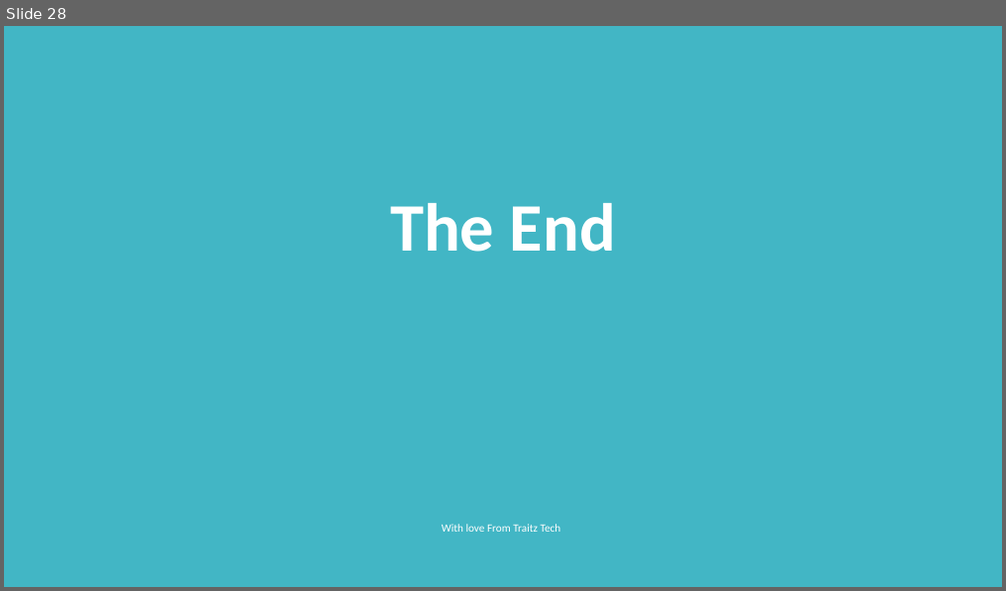
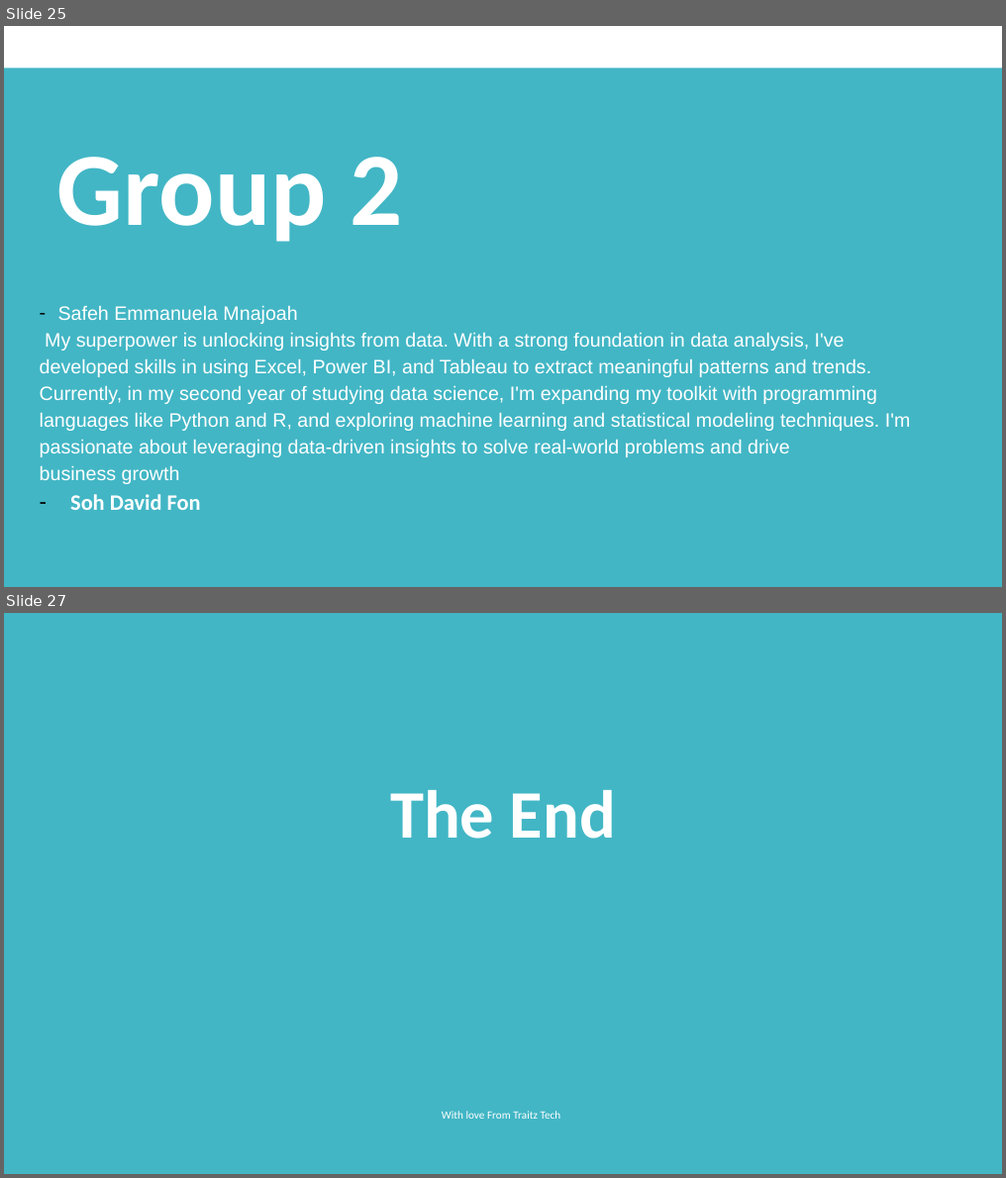
Before and after one commit to SafehEmmanuela/Final-Project, a slide deck: Power point presentation.pptx. Shown one above the other, each under a label of ours: slide 28 before the commit, slides 25 and 27 after it; the slides between them are not shown. The pictures are 1006x591 and 1006x1178 pixels, drawn with LibreOffice and Linux fonts; fonts in the diff are those of the drawing. Boxes give left, top, right and bottom in pixels: in the first picture for what was removed or moved away, otherwise in the second. Text is boxed around its words. In the diff, an @@ line names an element or a change of style, - is before the commit and + after.

```diff
--- a/Power point presentation.pptx
+++ b/Power point presentation.pptx
@@ slide 25 added at (4, 26, 1002, 587), background #FFFFFF @@
@@ rectangle added at (4, 68, 1002, 587), fill #42B6C5 @@
@@ text added at (57, 157, 402, 242), 75 pt, text #FFFFFF, bold @@
+Group 2
@@ text added at (40, 305, 911, 510), 14 pt, text #FFFFFF @@
+– Safeh Emmanuela Mnajoah
+My superpower is unlocking insights from data. With a strong foundation in data analysis, I've developed skills in using Excel, Power BI, and Tableau to extract meaningful patterns and trends. Currently, in my second year of studying data science, I'm expanding my toolkit with programming languages like Python and R, and exploring machine learning and statistical modeling techniques. I'm passionate about leveraging data-driven insights to solve real-world problems and drive business growth
+– Soh David Fon
@@ what was slide 28 is now slide 27 @@
```
Also in this commit, not shown: 7 slides changed, 1 other slide added, 3 slides removed, 1 other file.
